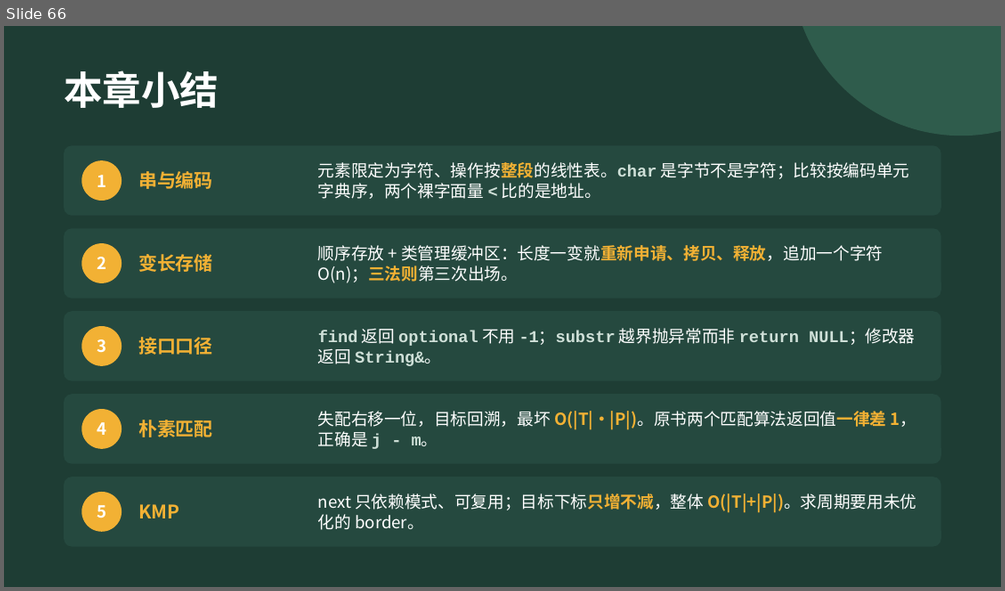
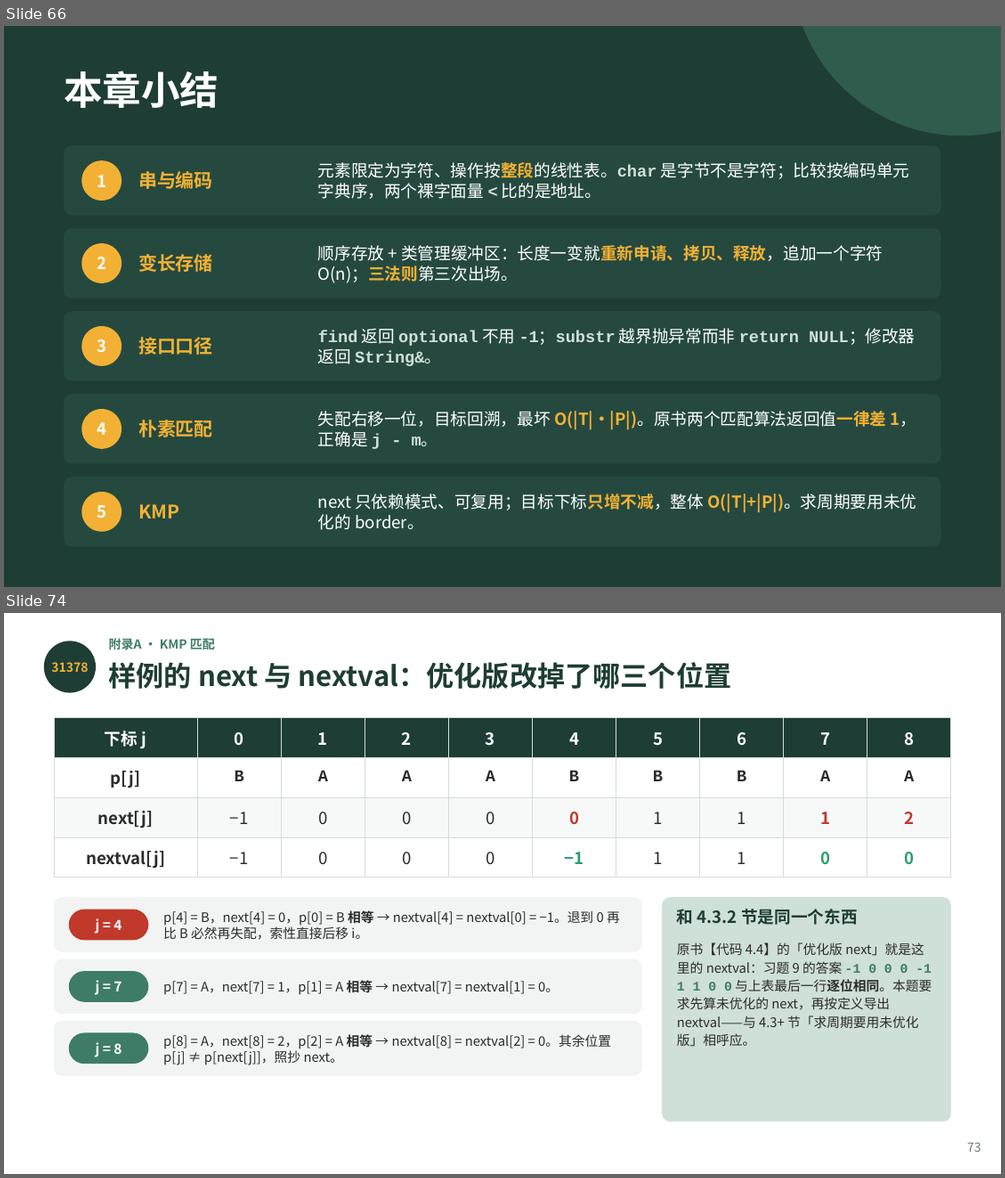
Before and after one commit to GMyhf/2026fall-cs201, a slide deck: courseware/202609_DSA_04_String.pptx. Shown one above the other, each under a label of ours: slide 66 before the commit, slides 66 and 74 after it; the slides between them are not shown. The pictures are 1005x591 and 1005x1178 pixels, drawn with LibreOffice and Linux fonts; fonts in the diff are those of the drawing. Boxes give left, top, right and bottom in pixels: in the first picture for what was removed or moved away, otherwise in the second. Text is boxed around its words. In the diff, an @@ line names an element or a change of style, - is before the commit and + after.

```diff
--- a/courseware/202609_DSA_04_String.pptx
+++ b/courseware/202609_DSA_04_String.pptx
@@ slide 74 added at box(4, 613, 1001, 1174), background #FFFFFF @@
@@ text added at box(109, 638, 215, 649), 9 pt, text #3E7C68, bold @@
+附录A · KMP 匹配
@@ ellipse added at box(44, 641, 96, 693), fill #1E3D34 @@
@@ text added at box(51, 662, 88, 672), 9 pt, text #F2B134, bold @@
+31378
@@ text added at box(109, 662, 732, 689), 20 pt, text #1E3D34, bold @@
+样例的 next 与 nextval：优化版改掉了哪三个位置
@@ table added at box(54, 718, 951, 872), 4 rows, 10 columns @@
+下标 j | 0 | 1 | 2 | 3 | 4 | 5 | 6 | 7 | 8
+p[j] | B | A | A | A | B | B | B | A | A
+next[j] | −1 | 0 | 0 | 0 | 0 | 1 | 1 | 1 | 2
+nextval[j] | −1 | 0 | 0 | 0 | −1 | 1 | 1 | 0 | 0
@@ rounded rectangle added at box(54, 897, 642, 952), fill #F1F4F2 @@
@@ rounded rectangle added at box(662, 897, 951, 1121), fill #CFE0D8 @@
@@ rounded rectangle added at box(69, 909, 148, 940), fill #C0392B @@
@@ text added at box(96, 918, 121, 933), 10 pt, text #FFFFFF, bold @@
+j = 4
@@ text added at box(163, 908, 620, 940), 9.5 pt, text #2B2B2B @@
+p[4] = B，next[4] = 0，p[0] = B 相等 → nextval[4] = nextval[0] = −1。退到 0 再比 B 必然再失配，索性直接后移 i。
@@ text added at box(677, 908, 858, 925), 12 pt, text #1E3D34, bold @@
+和 4.3.2 节是同一个东西
@@ rounded rectangle added at box(54, 959, 642, 1013), fill #F1F4F2 @@
@@ text added at box(677, 942, 931, 1046), 9.5 pt, text #2B2B2B @@
+原书【代码 4.4】的「优化版 next」就是这里的 nextval：习题 9 的答案 -1 0 0 0 -1 1 1 0 0 与上表最后一行逐位相同。本题要求先算未优化的 next，再按定义导出 nextval——与 4.3+ 节「求周期要用未优化版」相呼应。
@@ rounded rectangle added at box(69, 971, 148, 1002), fill #3E7C68 @@
@@ text added at box(96, 980, 121, 995), 10 pt, text #FFFFFF, bold @@
+j = 7
@@ text added at box(163, 979, 558, 996), 9.5 pt, text #2B2B2B @@
+p[7] = A，next[7] = 1，p[1] = A 相等 → nextval[7] = nextval[1] = 0。
@@ rounded rectangle added at box(54, 1021, 642, 1076), fill #F1F4F2 @@
@@ rounded rectangle added at box(69, 1033, 148, 1063), fill #3E7C68 @@
@@ text added at box(163, 1032, 611, 1065), 9.5 pt, text #2B2B2B @@
+p[8] = A，next[8] = 2，p[2] = A 相等 → nextval[8] = nextval[2] = 0。其余位置 p[j] ≠ p[next[j]]，照抄 next。
@@ text added at box(96, 1042, 121, 1057), 10 pt, text #FFFFFF, bold @@
+j = 8
@@ text added at box(967, 1142, 981, 1151), 9 pt, text #6B7B74 @@
+73
```
Also in this commit, not shown: 2 slides changed, 17 other slides added, 2 other files.
